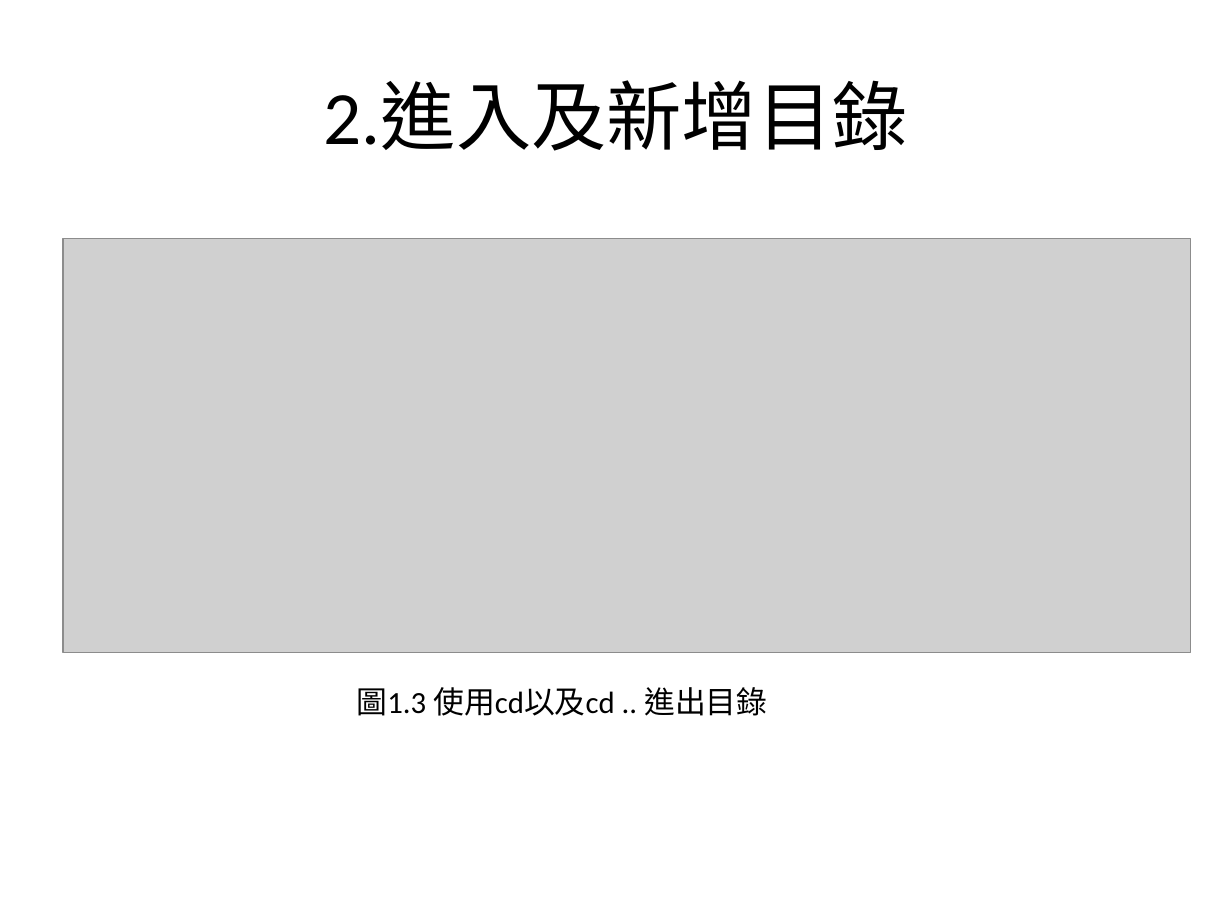
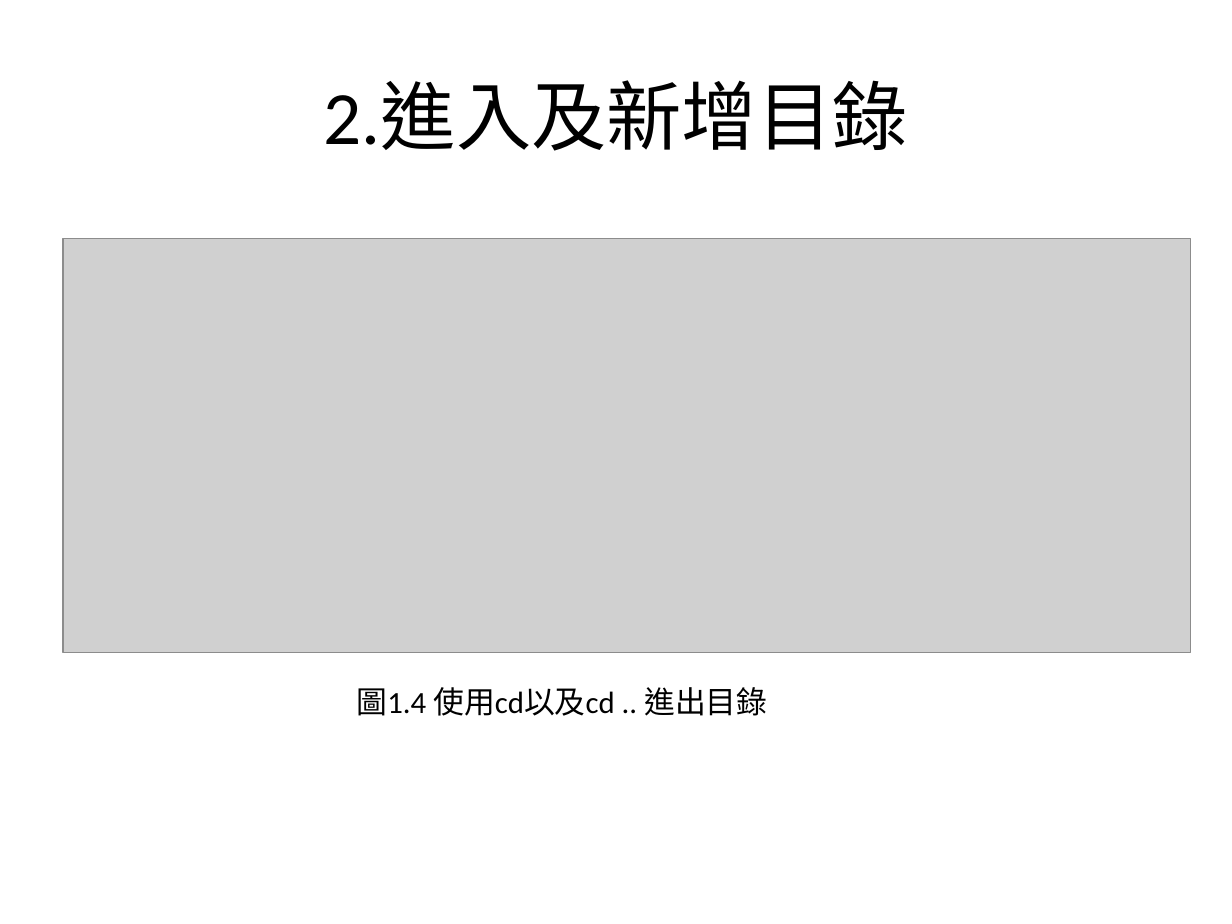
Before and after one commit to charlie11438/note, a slide deck: slide 9 of Linux/Linux_1.pptx (slide 7 before the commit). Drawn at 1232x924 pixels with LibreOffice and Linux fonts; fonts in the diff are those of the drawing; grey boxes stand for pictures. Boxes give left, top, right and bottom in pixels: in the first picture for what was removed or moved away, otherwise in the second. Text is boxed around its words. In the diff, an @@ line names an element or a change of style, - is before the commit and + after.

```diff
--- a/Linux/Linux_1.pptx
+++ b/Linux/Linux_1.pptx
@@ text at [356,687,767,716]: text changed @@
-圖1.3 使用cd以及cd .. 進出目錄
+圖1.4 使用cd以及cd .. 進出目錄
```
Also in this commit, not shown: 9 other slides changed, 5 slides added.
